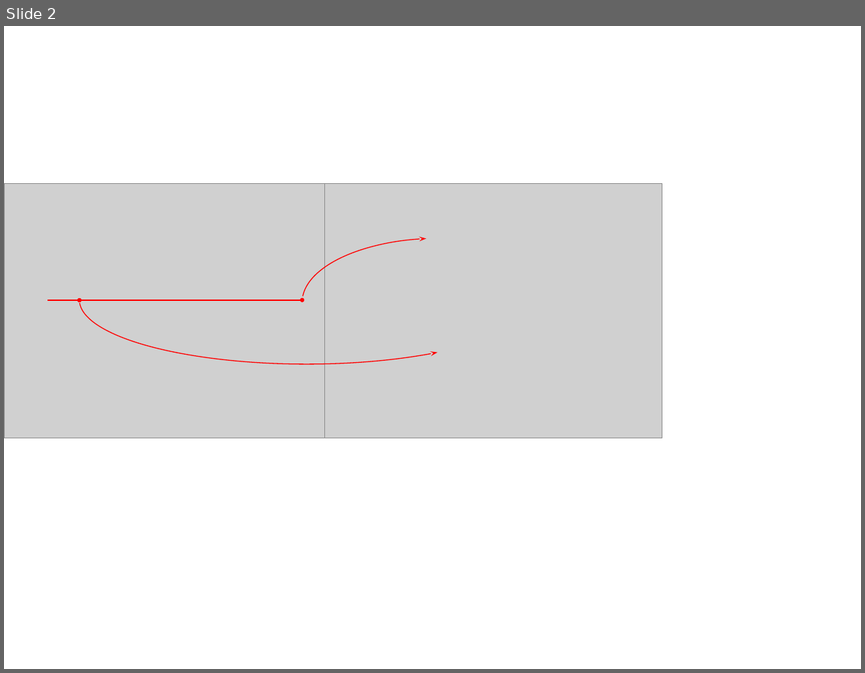
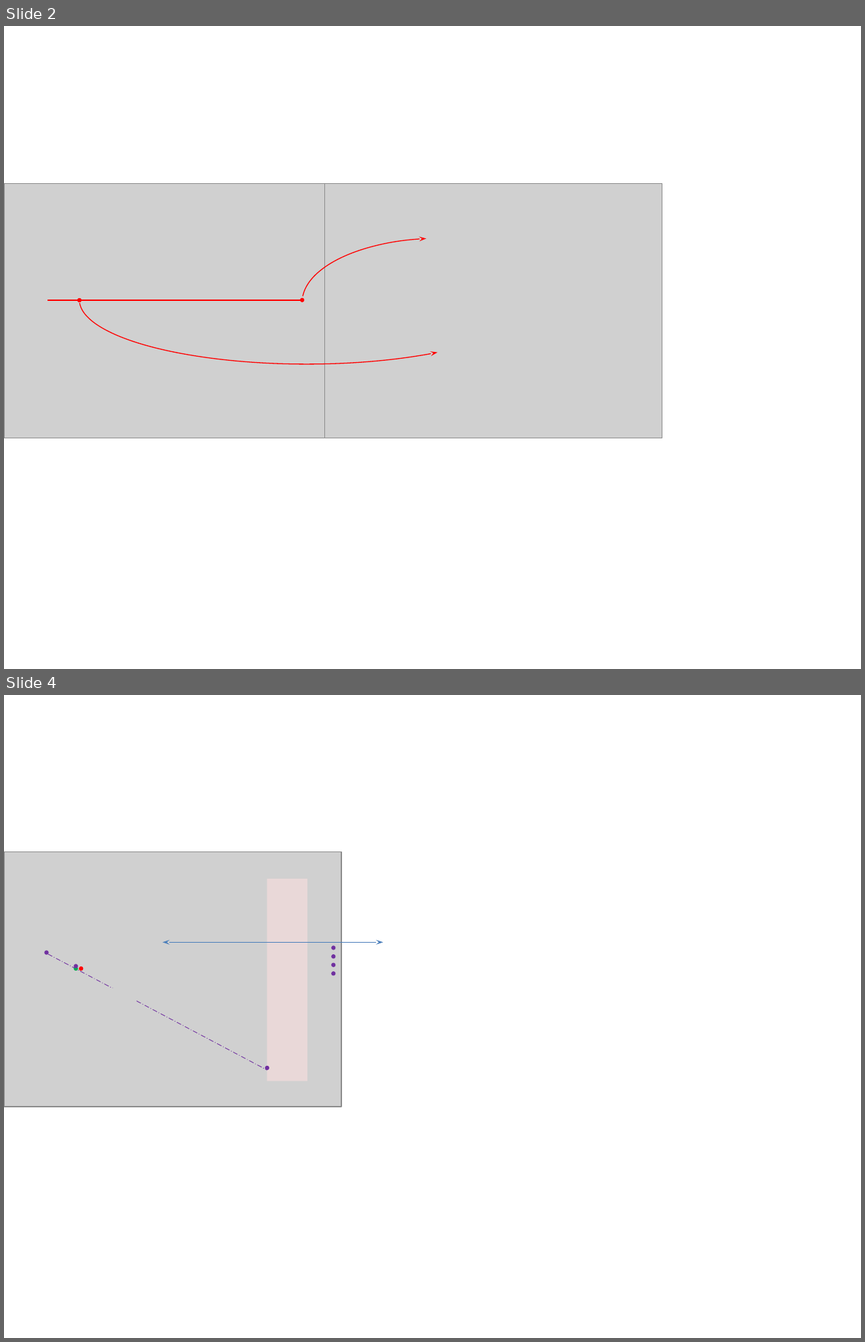
Before and after one commit to xpessoles/Informatique, a slide deck: CI_03_SimulationNumerique/02_ProblemesStationnaires/Cours/images/Figures.pptx. Shown one above the other, each under a label of ours: slide 2 before the commit, slides 2 and 4 after it; the slides between them are not shown. The pictures are 865x673 and 865x1342 pixels, drawn with LibreOffice and Linux fonts; fonts in the diff are those of the drawing; grey boxes stand for pictures. Boxes give left, top, right and bottom in pixels: in the first picture for what was removed or moved away, otherwise in the second. Text is boxed around its words. In the diff, an @@ line names an element or a change of style, - is before the commit and + after.

```diff
--- a/CI_03_SimulationNumerique/02_ProblemesStationnaires/Cours/images/Figures.pptx
+++ b/CI_03_SimulationNumerique/02_ProblemesStationnaires/Cours/images/Figures.pptx
@@ slide 4 added at [4, 695, 861, 1338], background #FFFFFF @@
@@ picture added at [4, 852, 341, 1106] @@
@@ rectangle added at [267, 879, 307, 1081], fill #F2DCDB at 75% opacity @@
@@ ellipse added at [44, 950, 49, 955], fill #7030A0 @@
@@ line added from (48, 954) to (267, 1070), #7030A0 0.5 pt dashed @@
@@ double arrow added from (162, 942) to (383, 942), #4B7EBC 0.75 pt @@
@@ ellipse added at [331, 954, 336, 958], fill #7030A0 @@
@@ ellipse added at [331, 945, 336, 949], fill #7030A0 @@
@@ ellipse added at [73, 966, 77, 971], fill #00B050 @@
@@ ellipse added at [73, 964, 77, 968], fill #7030A0 @@
@@ ellipse added at [79, 966, 83, 971], fill #FF0000 @@
@@ ellipse added at [331, 962, 336, 966], fill #7030A0 @@
@@ ellipse added at [331, 971, 336, 975], fill #7030A0 @@
@@ picture added at [102, 988, 136, 1013] @@
@@ ellipse added at [264, 1065, 269, 1070], fill #7030A0 @@
```
Also in this commit, not shown: 1 other slide added, 3 other files.
